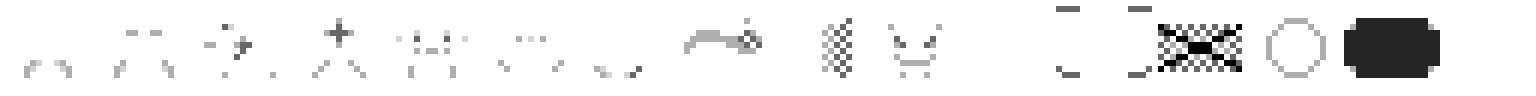
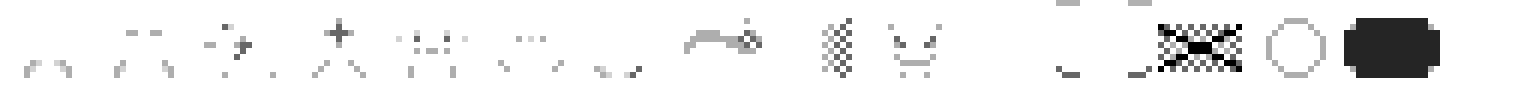
Layer changes from the first 1536px x 96px image to the second:
removed layer "misc" over [1056, 6, 1152, 12]
renamed "Background" to "hud_icons.png", showed it, painted on it over [1056, 0, 1152, 12]
